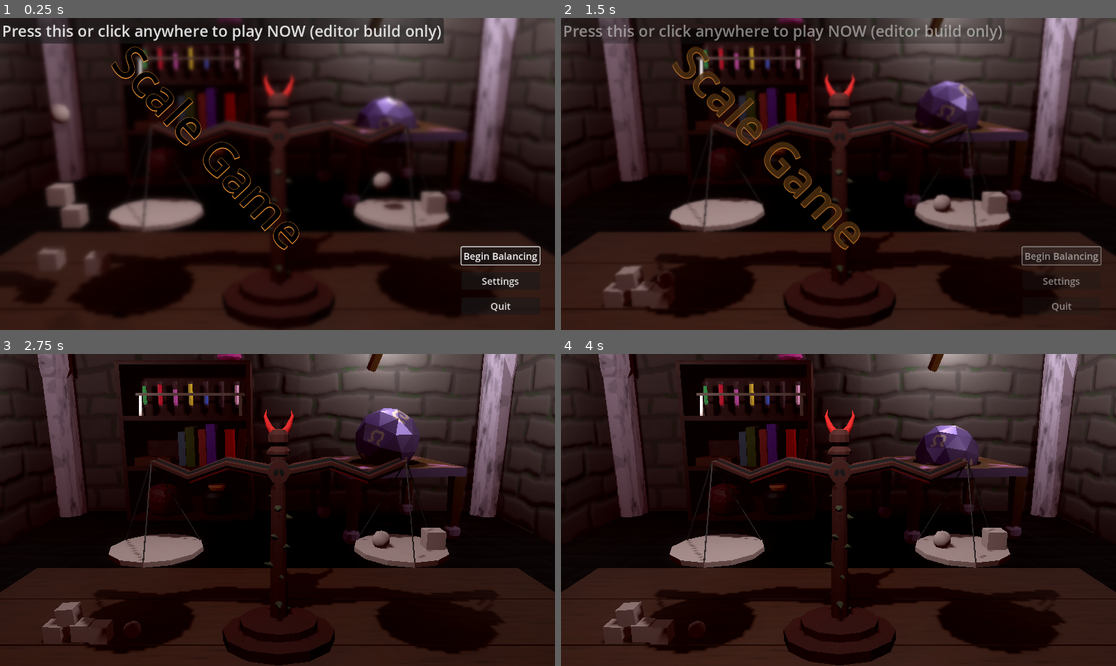
Above: before the commit, frames 1-4 (two rows, left to right).
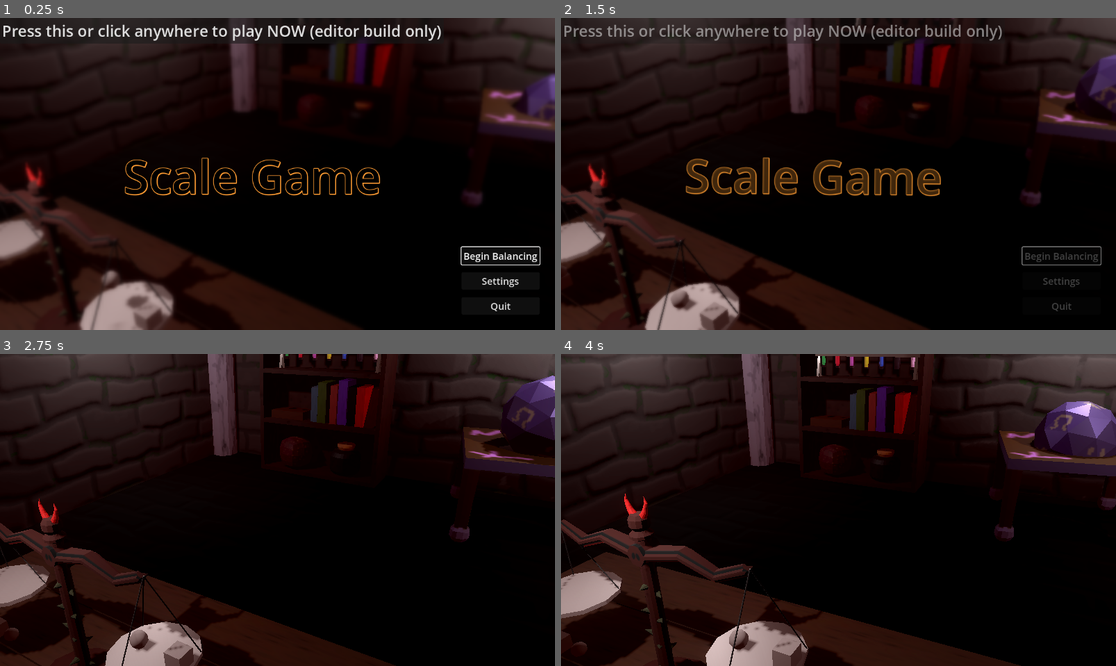
Above: after the commit, the same moments.

Repository: camd67/scale-game
Game: Godot game, scene res://scene/main/main.tscn
The game is run twice, just before and just after one commit, with the same random seed, the same clock (stepped at 60 frames per second) and the same inputs. Sound files missing from this copy of the repository are replaced by a short silence.
Inputs (mouse positions are in pixels of both pictures, inside the frame that each line leads up to):
- Up to frame 1 (0.25 s): no input
- Up to frame 2 (1.5 s): click "Begin Balancing" at 0.5 s; click (1060, 255) at 1.25 s, where only the run before the commit has a clickable "Begin Balancing"
- Up to frame 3 (2.75 s): click (499, 591) at 2 s, where only the run before the commit has a clickable "Begin Balancing"
- Up to frame 4 (4 s): move the mouse to (960, 494) at 2.77 s; click (960, 494) at 2.92 s; drag from (727, 525) to (810, 572) at 3.52 s

The runs differ from the first frame. In frame 1, 49% of the frame differs, in the area x 0-100%, y 0-100%; in frame 2, 54%; in frame 3, 51%; in frame 4, 50%.

Commit message:
Add sweeping camera intro

Diff:
--- a/scene/autoload/voice_manager/voice_manager_test.gd
+++ b/scene/autoload/voice_manager/voice_manager_test.gd
@@ -1,4 +1,4 @@
-extends Node2D
+extends Node
 
 
 @onready var timer: Timer = $Timer
--- /dev/null
+++ b/scene/main/main.gd
@@ -0,0 +1,12 @@
+extends Node3D
+
+@onready var camera_animation_player: AnimationPlayer = $CameraAnimationPlayer
+
+
+func _ready() -> void:
+	$MainMenu.play_pressed.connect(func() -> void:
+		camera_animation_player.play("intro")
+	)
+	$MainMenu.debug_instant_play.connect(func() -> void:
+		$MainCamera.global_transform = $InstantDebugCameraMarker.global_transform
+	)
--- a/scene/main/main.tscn
+++ b/scene/main/main.tscn
@@ -1,10 +1,11 @@
-[gd_scene load_steps=18 format=3 uid="uid://co4jso8vr8d1u"]
+[gd_scene load_steps=22 format=3 uid="uid://co1nhvml5ve6y"]
 
 [ext_resource type="PackedScene" uid="uid://ce6b0dfduypqr" path="res://scene/scale/scale.tscn" id="1_ceiqc"]
+[ext_resource type="Script" path="res://scene/main/main.gd" id="1_er31i"]
 [ext_resource type="PackedScene" uid="uid://dhgqdwpcy37iw" path="res://scene/ui/main_menu/main_menu.tscn" id="1_x18xv"]
 [ext_resource type="PackedScene" uid="uid://dbr2vgtnsucf0" path="res://scene/grabber/grabber.tscn" id="2_ygo0o"]
 [ext_resource type="PackedScene" uid="uid://4ej2b1sscx27" path="res://scene/draggable_entities/debug_box/debug_box.tscn" id="3_ohibm"]
-[ext_resource type="PackedScene" path="res://scene/dungeon/scaled_dungeon_living.tscn" id="4_6qt3t"]
+[ext_resource type="PackedScene" uid="uid://foljia802g4d" path="res://scene/dungeon/scaled_dungeon_living.tscn" id="4_6qt3t"]
 [ext_resource type="PackedScene" uid="uid://d3pwgvo15efba" path="res://scene/draggable_entities/debug_sphere/debug_sphere.tscn" id="4_oldih"]
 [ext_resource type="PackedScene" uid="uid://bhlp8xn50igxa" path="res://scene/flickering_light/flickering_light.tscn" id="5_r3mqi"]
 [ext_resource type="Texture2D" uid="uid://blesrlm3igbkx" path="res://scene/dungeon/fireparticle.png" id="6_xc4fm"]
@@ -59,12 +60,75 @@
 [sub_resource type="BoxShape3D" id="BoxShape3D_n4e3c"]
 size = Vector3(0.134766, 1, 1.36621)
 
+[sub_resource type="Animation" id="Animation_66mho"]
+length = 0.001
+tracks/0/type = "value"
+tracks/0/imported = false
+tracks/0/enabled = true
+tracks/0/path = NodePath("MainCamera:position")
+tracks/0/interp = 2
+tracks/0/loop_wrap = true
+tracks/0/keys = {
+"times": PackedFloat32Array(0),
+"transitions": PackedFloat32Array(1),
+"update": 0,
+"values": [Vector3(1.1782, 1.88322, 2.35099)]
+}
+tracks/1/type = "value"
+tracks/1/imported = false
+tracks/1/enabled = true
+tracks/1/path = NodePath("MainCamera:rotation")
+tracks/1/interp = 2
+tracks/1/loop_wrap = true
+tracks/1/keys = {
+"times": PackedFloat32Array(0),
+"transitions": PackedFloat32Array(1),
+"update": 0,
+"values": [Vector3(-0.433389, 0.584356, 0.000250297)]
+}
+
+[sub_resource type="Animation" id="Animation_qcr40"]
+resource_name = "intro"
+length = 10.0
+step = 0.1
+tracks/0/type = "value"
+tracks/0/imported = false
+tracks/0/enabled = true
+tracks/0/path = NodePath("MainCamera:position")
+tracks/0/interp = 2
+tracks/0/loop_wrap = true
+tracks/0/keys = {
+"times": PackedFloat32Array(0, 10),
+"transitions": PackedFloat32Array(1, -2),
+"update": 0,
+"values": [Vector3(1.1782, 1.88322, 2.35099), Vector3(0, 1.40286, 2.91137)]
+}
+tracks/1/type = "value"
+tracks/1/imported = false
+tracks/1/enabled = true
+tracks/1/path = NodePath("MainCamera:rotation")
+tracks/1/interp = 2
+tracks/1/loop_wrap = true
+tracks/1/keys = {
+"times": PackedFloat32Array(0, 10),
+"transitions": PackedFloat32Array(1, -2),
+"update": 0,
+"values": [Vector3(-0.433389, 0.584356, 0.000250297), Vector3(-0.230453, 0, 0)]
+}
+
+[sub_resource type="AnimationLibrary" id="AnimationLibrary_4tgbm"]
+_data = {
+"RESET": SubResource("Animation_66mho"),
+"intro": SubResource("Animation_qcr40")
+}
+
 [node name="Main" type="Node3D"]
+script = ExtResource("1_er31i")
 
 [node name="MainMenu" parent="." instance=ExtResource("1_x18xv")]
 
 [node name="Grabber" parent="." node_paths=PackedStringArray("camera") instance=ExtResource("2_ygo0o")]
-camera = NodePath("../Camera3D")
+camera = NodePath("../MainCamera")
 max_grab_distance = 15.0
 
 [node name="Scale" parent="." instance=ExtResource("1_ceiqc")]
@@ -75,9 +139,13 @@
 
 [node name="ScaledDungeonLiving" parent="." instance=ExtResource("4_6qt3t")]
 
-[node name="Camera3D" type="Camera3D" parent="."]
+[node name="MainCamera" type="Camera3D" parent="."]
+transform = Transform3D(0.834009, -0.231879, 0.50066, 0.000227156, 0.907547, 0.419949, -0.55175, -0.350127, 0.756956, 1.1782, 1.88322, 2.35099)
+current = true
+fov = 40.6
+
+[node name="InstantDebugCameraMarker" type="Marker3D" parent="."]
 transform = Transform3D(1, 0, 0, 0, 0.973563, 0.228419, 0, -0.228419, 0.973563, 0, 1.40286, 2.91137)
-fov = 40.6
 
 [node name="Lights" type="Node" parent="."]
 
@@ -159,3 +227,8 @@
 [node name="Grabbable6" parent="DEBUG Test Objects" instance=ExtResource("4_oldih")]
 transform = Transform3D(1, 0, 0, 0, 1, 0, 0, 0, 1, 0.278791, 0.322483, 0)
 can_sleep = false
+
+[node name="CameraAnimationPlayer" type="AnimationPlayer" parent="."]
+libraries = {
+"": SubResource("AnimationLibrary_4tgbm")
+}
--- a/scene/ui/main_menu/main_menu.gd
+++ b/scene/ui/main_menu/main_menu.gd
@@ -1,4 +1,7 @@
 extends Control
+
+signal play_pressed()
+signal debug_instant_play()
 
 @onready var animation_player: AnimationPlayer = $AnimationPlayer
 
@@ -14,8 +17,8 @@
 		quick_button.text = "Press this or click anywhere to play NOW (editor build only)"
 		quick_button.add_theme_font_size_override("font_size", 32)
 		quick_button.position = Vector2.ZERO
-		quick_button.pressed.connect(func() -> void: queue_free())
-		$ColorRect.gui_input.connect(func(e: InputEvent) -> void: if e is InputEventMouseButton: queue_free())
+		quick_button.pressed.connect(func() -> void: instant_play())
+		$ColorRect.gui_input.connect(func(e: InputEvent) -> void: if e is InputEventMouseButton: instant_play())
 		add_child(quick_button)
 
 
@@ -30,8 +33,17 @@
 	play_button.grab_focus()
 
 
+func instant_play() -> void:
+	debug_instant_play.emit()
+	queue_free()
+
+
 func _on_play_button_pressed() -> void:
+	settings_button.disabled = true
+	play_button.disabled = true
+	quit_button.disabled = true
 	animation_player.play("remove_main_menu")
+	play_pressed.emit()
 
 
 func _on_settings_button_pressed() -> void:
--- a/scene/ui/main_menu/main_menu.tscn
+++ b/scene/ui/main_menu/main_menu.tscn
@@ -133,6 +133,45 @@
 shader = ExtResource("2_lsi7y")
 shader_parameter/strength = 3.0
 shader_parameter/lod = 1.5
+
+[sub_resource type="Animation" id="Animation_ey60f"]
+length = 0.001
+tracks/0/type = "value"
+tracks/0/imported = false
+tracks/0/enabled = true
+tracks/0/path = NodePath("Title:rotation")
+tracks/0/interp = 1
+tracks/0/loop_wrap = true
+tracks/0/keys = {
+"times": PackedFloat32Array(0),
+"transitions": PackedFloat32Array(1),
+"update": 0,
+"values": [0.0]
+}
+
+[sub_resource type="Animation" id="Animation_cg0ts"]
+resource_name = "default"
+length = 30.0
+loop_mode = 2
+step = 0.1
+tracks/0/type = "value"
+tracks/0/imported = false
+tracks/0/enabled = true
+tracks/0/path = NodePath("Title:rotation")
+tracks/0/interp = 2
+tracks/0/loop_wrap = true
+tracks/0/keys = {
+"times": PackedFloat32Array(0, 4.9, 10.1, 15.4, 22.3, 30),
+"transitions": PackedFloat32Array(-2, -2, -2, -2, -2, -2),
+"update": 0,
+"values": [0.0, 0.0872665, 0.0, 0.122173, -0.10472, 0.0]
+}
+
+[sub_resource type="AnimationLibrary" id="AnimationLibrary_bycft"]
+_data = {
+"RESET": SubResource("Animation_ey60f"),
+"default": SubResource("Animation_cg0ts")
+}
 
 [node name="MainMenu" type="Control"]
 layout_mode = 3
@@ -231,15 +270,21 @@
 
 [node name="Title" type="Label" parent="."]
 layout_mode = 0
-offset_left = 302.0
-offset_top = 26.0
-offset_right = 838.0
-offset_bottom = 158.0
-rotation = 0.817107
+offset_left = 256.0
+offset_top = 262.0
+offset_right = 792.0
+offset_bottom = 394.0
+pivot_offset = Vector2(268, 66)
 theme_override_colors/font_color = Color(0, 0, 0, 1)
 theme_override_colors/font_shadow_color = Color(1, 0.612122, 0.199219, 1)
 theme_override_colors/font_outline_color = Color(1, 0.612122, 0.199219, 1)
-theme_override_constants/outline_size = 2
-theme_override_constants/shadow_outline_size = 2
+theme_override_constants/outline_size = 5
+theme_override_constants/shadow_outline_size = 5
 theme_override_font_sizes/font_size = 96
 text = "Scale Game"
+
+[node name="TitleAnimationPlayer" type="AnimationPlayer" parent="."]
+libraries = {
+"": SubResource("AnimationLibrary_bycft")
+}
+autoplay = "default"
Not shown: 1 places in scene/ui/main_menu/main_menu.tscn that only renumber resources
